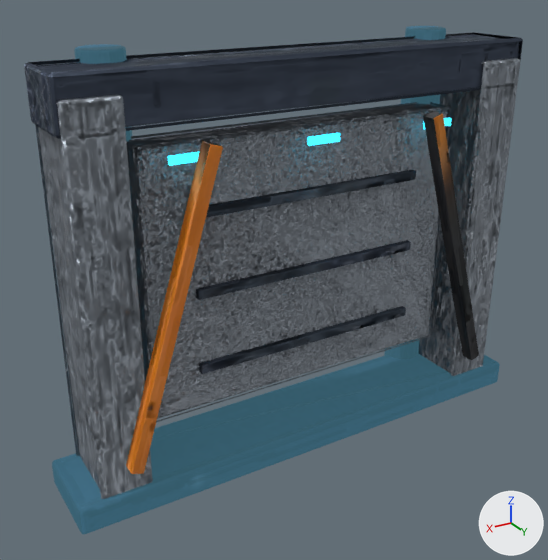
An edit to the glTF model game/assets/world/aetherfall/phase2/cryo_bulkhead.glb, drawn before and after from the same camera.
The view is the same before and after, from a 50 mm camera at (5.04, 7.69, 6.24) aimed at (0.36, -0.11, 2.34). The lights are fixed; the arrows at lower right show +X, +Y and +Z. The first picture is the older version. Where no turn or scale is listed for an object, it has been applied to the vertices.

Objects in the first picture: 'BulkheadBrace_-2.1', 'BulkheadBrace_2.1', 'BulkheadCore', 'BulkheadCrossbar', 'BulkheadFoot', 'BulkheadPillar_-2.75', 'BulkheadPillar_2.75', 'BulkheadPipe_-2.75', 'BulkheadPipe_2.75', 'BulkheadVent_1.55', 'BulkheadVent_2.55', 'BulkheadVent_3.55' and 3 more.
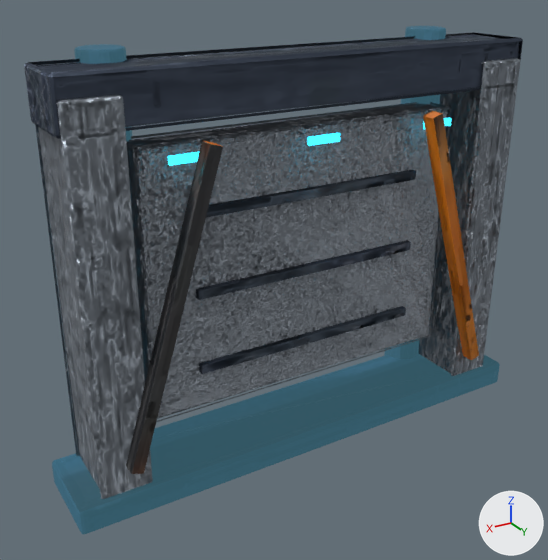
Location of each change, [x1, y1, x2, y2] in pixels of the pictures (548 x 560 px):
'BulkheadBrace_2.1', surface changed (brown to black): [126, 140, 223, 474] in both
'BulkheadBrace_-2.1', surface changed (black to brown): [423, 111, 479, 360] in both

Patch to the scene script:
```diff
--- a/game/assets/world/aetherfall/phase2/cryo_bulkhead.glb.py
+++ b/game/assets/world/aetherfall/phase2/cryo_bulkhead.glb.py
@@ img_9a09f741ed8ae1f458da0493cbe768f4ebb4b16cf1f42bcda63eaebb1b7e82f9_jpg @@
+img_9a09f741ed8ae1f458da0493cbe768f4ebb4b16cf1f42bcda63eaebb1b7e82f9_jpg = load_image('9a09f741ed8ae1f458da0493cbe768f4ebb4b16cf1f42bcda63eaebb1b7e82f9.jpg', '../textures/9a09f741ed8ae1f458da0493cbe768f4ebb4b16cf1f42bcda63eaebb1b7e82f9.jpg', 215, 215, 'Non-Color')
@@ img_ccbd9160818fea0faed4f97b417448172eafca656be6de5bd4f399953be9e2b5_jpg @@
+img_ccbd9160818fea0faed4f97b417448172eafca656be6de5bd4f399953be9e2b5_jpg = load_image('ccbd9160818fea0faed4f97b417448172eafca656be6de5bd4f399953be9e2b5.jpg', '../textures/ccbd9160818fea0faed4f97b417448172eafca656be6de5bd4f399953be9e2b5.jpg', 215, 215, 'sRGB')
@@ mat_phase2hazard @@
 mat_phase2hazard = bpy.data.materials.new('Phase2Hazard')
-# nodes: BsdfPrincipled, Mapping x2, NormalMap, OutputMaterial, SeparateColor, TexImage x3, UVMap x2
+# nodes: BsdfPrincipled, NormalMap, OutputMaterial, SeparateColor, TexImage x3
 # uses the picture img_5e127e5ed951a5f5deefd4ab332c9e60d0d79df310926715e2219369cdeab9e4
-# uses the picture img_8d3cf07aacd3076ff506682e34f3d7d77e907830f36c6ae850678039bd8bf55d
-# uses the picture img_e2b44faeb17cc4318718517288dd155977be43a4eb7768ece3b5092fd81df0d0
+# uses the picture img_9a09f741ed8ae1f458da0493cbe768f4ebb4b16cf1f42bcda63eaebb1b7e82f9_jpg
+# uses the picture img_ccbd9160818fea0faed4f97b417448172eafca656be6de5bd4f399953be9e2b5_jpg
```
